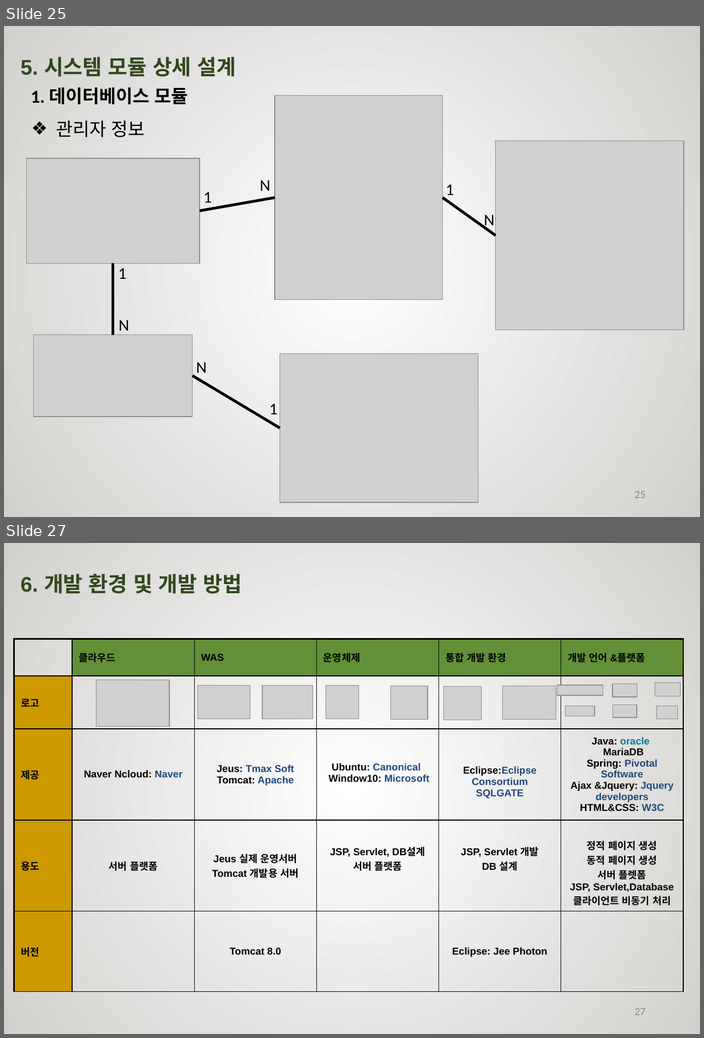
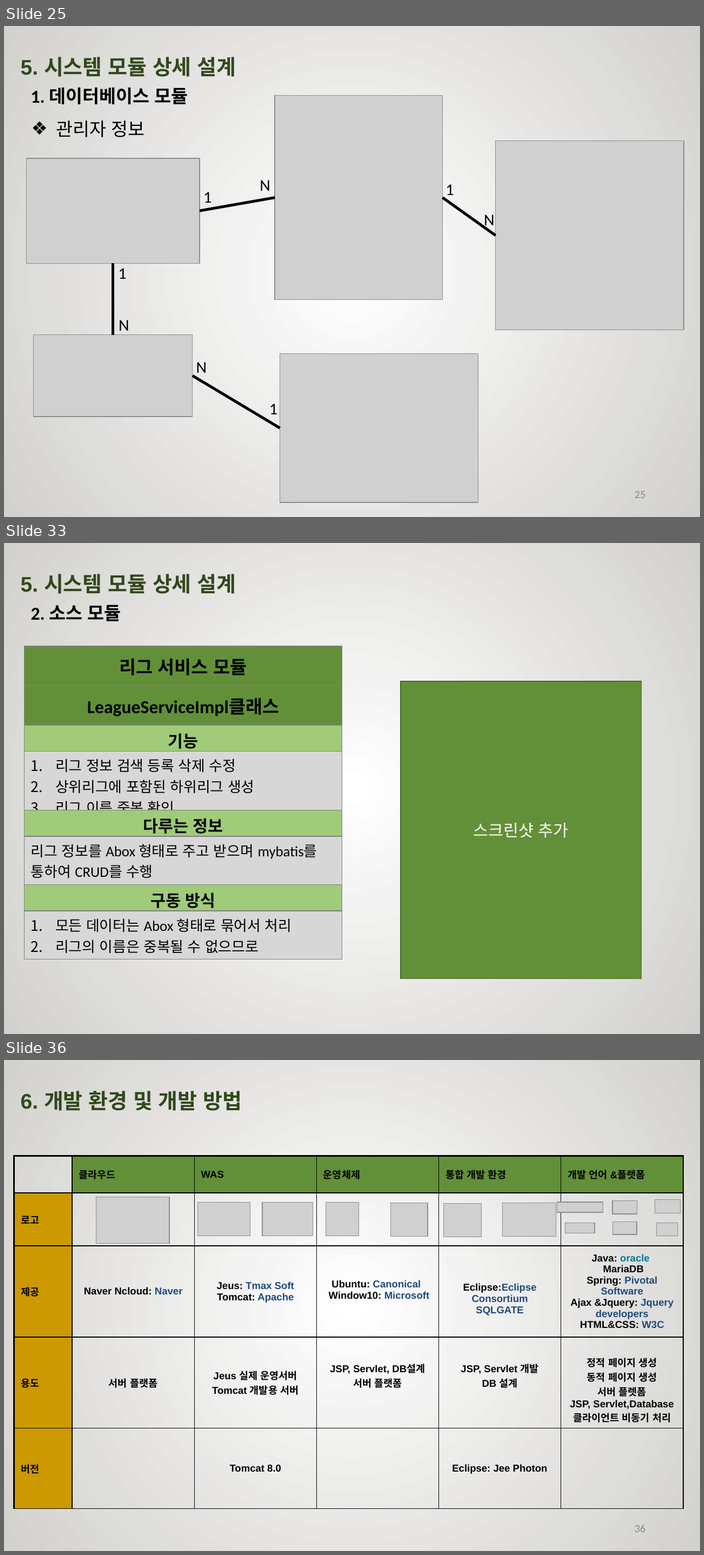
Before and after one commit to rimbong/Webengers, a slide deck: resources/졸작설계서.pptx. Shown one above the other, each under a label of ours: slides 25 and 27 before the commit, slides 25, 33 and 36 after it; the slides between them are not shown. The pictures are 704x1038 and 704x1555 pixels, drawn with LibreOffice and Linux fonts; fonts in the diff are those of the drawing; grey boxes stand for pictures; background and template pictures are left out. Boxes give left, top, right and bottom in pixels: in the first picture for what was removed or moved away, otherwise in the second. Text is boxed around its words. In the diff, an @@ line names an element or a change of style, - is before the commit and + after.

```diff
--- a/resources/졸작설계서.pptx
+++ b/resources/졸작설계서.pptx
@@ slide 33 added at box(4, 543, 700, 1034), background picture (left out) @@
@@ text added at box(21, 574, 236, 594), 40 pt, text #31481C, bold @@
+5. 시스템 모듈 상세 설계
@@ text added at box(31, 605, 121, 621), 20 pt, text #000000, bold @@
+2. 소스 모듈
@@ table added at box(25, 646, 342, 959), 8 rows, 1 columns @@
+리그 서비스 모듈
+LeagueServiceImpl클래스
+기능
+리그 정보 검색 등록 삭제 수정 / 상위리그에 포함된 하위리그 생성 / 리그 이름 중복 확인
+다루는 정보
+리그 정보를 Abox 형태로 주고 받으며 mybatis를 통하여 CRUD를 수행
+구동 방식
+모든 데이터는 Abox 형태로 묶어서 처리 / 리그의 이름은 중복될 수 없으므로
@@ rectangle added at box(400, 681, 641, 978), fill #629038, outline #496B29 1 pt, 18 pt, text #FFFFFF @@
+스크린샷 추가
@@ what was slide 27 is now slide 36 @@
@@ page number at box(634, 1524, 645, 1532): text changed @@
-27
+36
```
Also in this commit, not shown: 1 slide changed, 8 other slides added.
